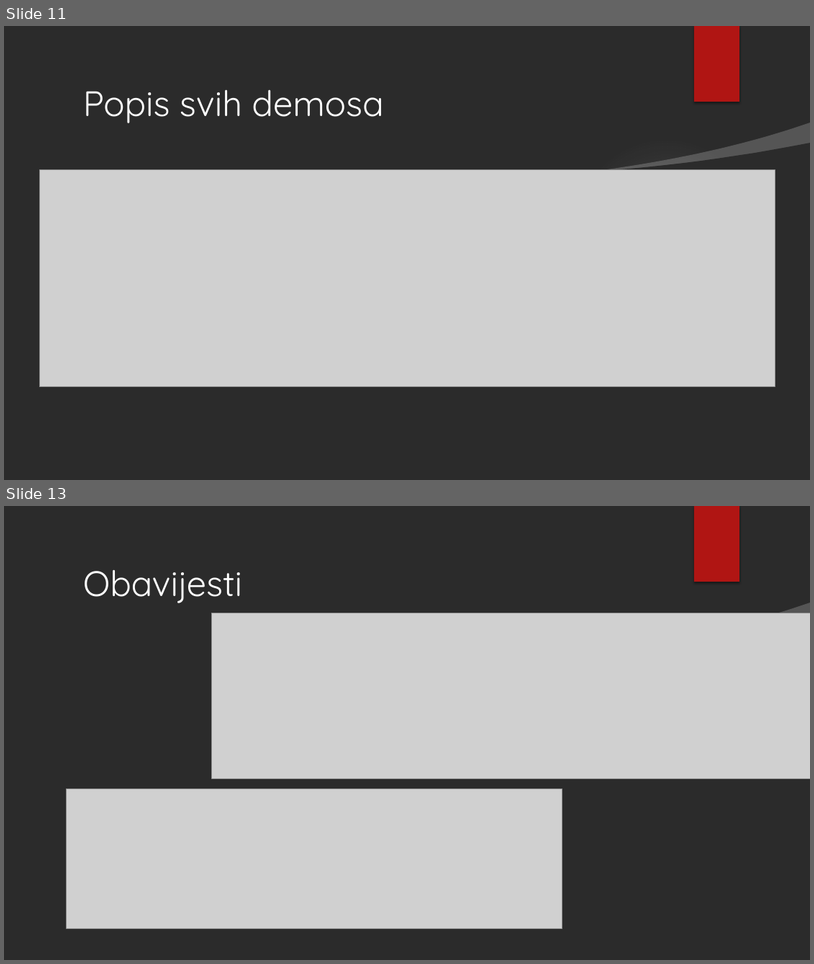
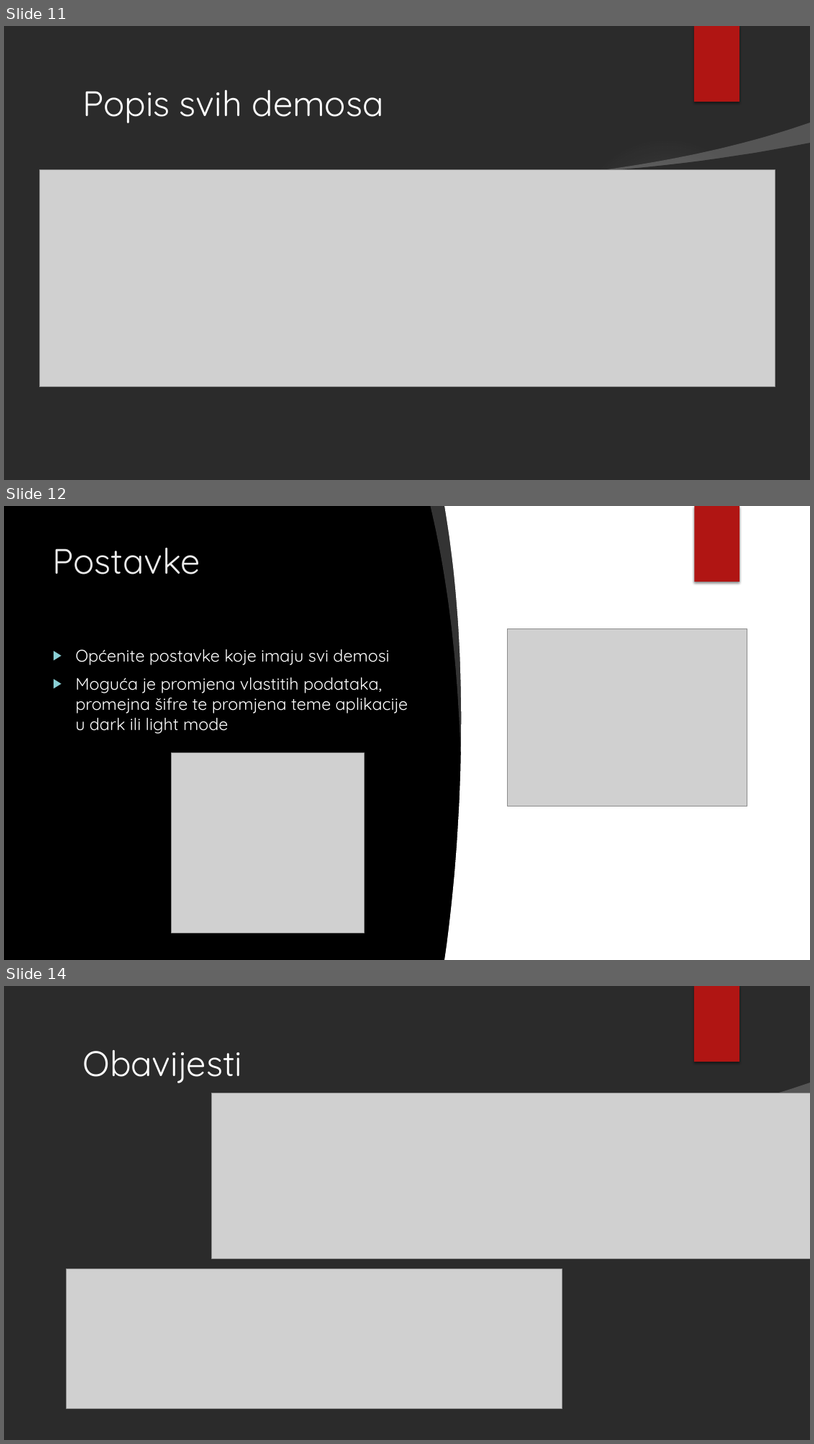
Before and after one commit to NikolaKasnar/Aplikacija-za-demose, a slide deck: Aplikacija za organizaciju demosa za računarske praktikume te.pptx. Shown one above the other, each under a label of ours: slides 11 and 13 before the commit, slides 11, 12 and 14 after it; the slides between them are not shown. The pictures are 814x964 and 814x1444 pixels, drawn with LibreOffice and Linux fonts; fonts in the diff are those of the drawing; grey boxes stand for pictures; background and template pictures are left out; a plain dark background stands for a picture behind light text. Boxes give left, top, right and bottom in pixels: in the first picture for what was removed or moved away, otherwise in the second. Text is boxed around its words. In the diff, an @@ line names an element or a change of style, - is before the commit and + after.

```diff
--- a/Aplikacija za organizaciju demosa za računarske praktikume te.pptx
+++ b/Aplikacija za organizaciju demosa za računarske praktikume te.pptx
@@ slide 12 added at (x1=4, y1=506, x2=810, y2=960), background picture (left out) @@
@@ freeform shape added at (x1=430, y1=506, x2=468, y2=752), fill #FFFFFF at 20% opacity @@
@@ freeform shape added at (x1=445, y1=506, x2=810, y2=960), fill #FFFFFF @@
@@ rectangle added at (x1=694, y1=506, x2=740, y2=582), fill #B01513 @@
@@ rectangle added at (x1=695, y1=506, x2=741, y2=582), fill #B01513 @@
@@ title added at (x1=53, y1=547, x2=201, y2=574), 42 pt, text #EBEBEB @@
+Postavke
@@ picture added at (x1=508, y1=629, x2=748, y2=806) @@
@@ ellipse added at (x1=574, y1=617, x2=759, y2=803), fill gradient #50B9C1 @@
@@ text added at (x1=75, y1=649, x2=409, y2=734), 20 pt, text #FFFFFF @@
+▶ Općenite postavke koje imaju svi demosi
+▶ Moguća je promjena vlastitih podataka, promejna šifre te promjena teme aplikacije u dark ili light mode
@@ picture added at (x1=172, y1=753, x2=364, y2=933) @@
@@ what was slide 13 is now slide 14 @@
```
Also in this commit, not shown: 1 slide changed, 3 other slides added, 3 slides removed.
